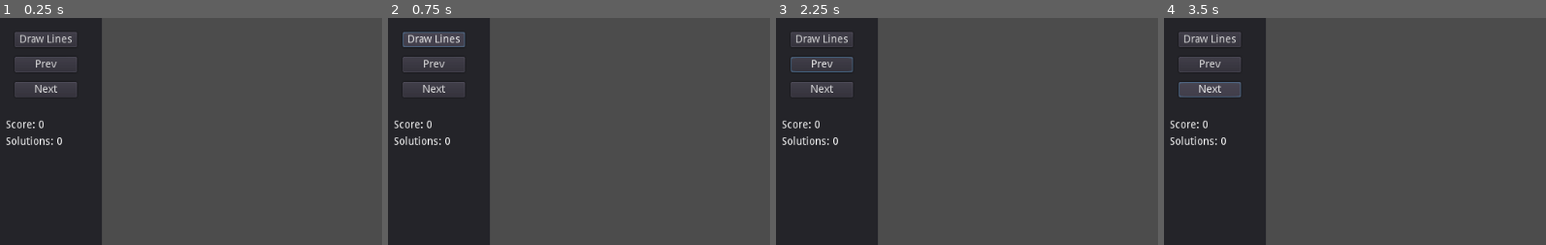
Above: before the commit, frames 1-4 (left to right).
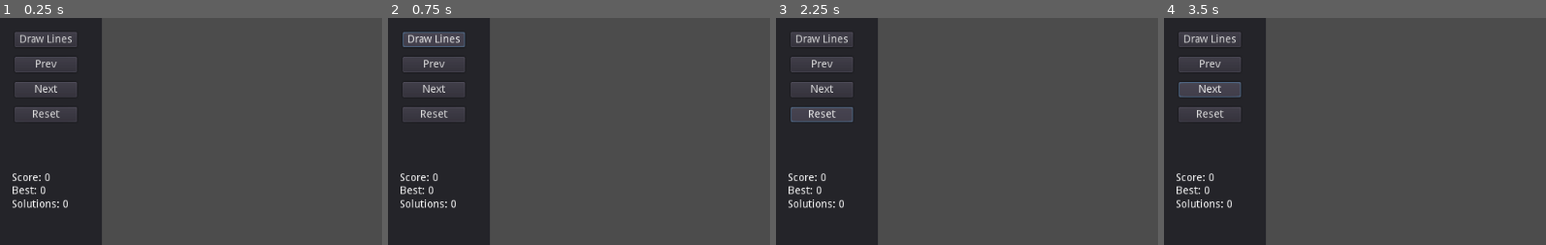
Above: after the commit, the same moments.

Repository: majormunky/TravellingSalesman
Game: Godot game, scene res://World.tscn
The game is run twice, just before and just after one commit, with the same random seed, the same clock (stepped at 60 frames per second) and the same inputs.
Inputs (mouse positions are % of the whole screen's width and height, from its top left):
- Up to frame 1 (0.25 s): no input
- Up to frame 2 (0.75 s): click "Draw Lines" at 0.5 s
- Up to frame 3 (2.25 s): click "Prev" at 1.25 s; click (6, 22) at 2 s, where only the run after the commit has a clickable "Reset"
- Up to frame 4 (3.5 s): click "Next" at 2.75 s
The pictures show only the part of the screen within x 0-50%, y 1-51%; the shares and areas given below are measured in that part.

The runs differ from the first frame. In frame 1, 1.8% of the frame differs, in the area x 1-21%, y 39-84%; in frame 2, 1.8%; in frame 3, 2.3%, in the area x 1-21%, y 17-84%; in frame 4, 1.8%.
Error before the commit: Invalid get index '-1' (on base: 'Array'). (res://World.gd:106)
Error after the commit: Invalid get index '-1' (on base: 'Array'). (res://World.gd:113)

Commit message:
Added a reset button

Diff:
--- a/World.gd
+++ b/World.gd
@@ -10,10 +10,11 @@
 
 onready var Town = preload("res://Town.tscn")
 onready var Line = preload("res://Line.tscn")
-onready var LineContainer = $LineContainer
+onready var line_container = $LineContainer
 onready var score_label = $Panel/VBoxContainer/ScoreLabel
 onready var solutions_label = $Panel/VBoxContainer/SolutionsLabel
 onready var panel = $Panel
+onready var point_container = $PointContainer
 
 func _ready():
 	pass # Replace with function body.
@@ -60,14 +61,14 @@
 
 
 func draw_solution(s):
-	for child in LineContainer.get_children():
-		LineContainer.remove_child(child)
+	for child in line_container.get_children():
+		line_container.remove_child(child)
 
 	var new_line = Line.instance()
 	for a_point in s:
 		new_line.add_point(a_point)
 	new_line.add_point(s[0])
-	LineContainer.add_child(new_line)
+	line_container.add_child(new_line)
 
 
 
@@ -77,15 +78,19 @@
 		if event.position.x < 150:
 			return
 
+		if len(points) >= 9:
+			return
+
 		points.append(event.position)
 		var new_town = Town.instance()
 		new_town.position = event.position
-		add_child(new_town)
+		point_container.add_child(new_town)
 
 
 func _on_Button_pressed():
 	if len(points) <= 2:
 		return
+
 	generate_solutions(points, len(points) - 1)
 	draw_solution(best_solution)
 	update_score_label(best_score)
@@ -93,8 +98,10 @@
 
 
 func update_score_label(score):
-	score_label.text = "Score: " + str(int(score)) + "\nBest: " + str(int(best_score))
-
+	if score == 0:
+		score_label.text = "Score: 0\nBest: 0"
+	else:
+		score_label.text = "Score: " + str(int(score)) + "\nBest: " + str(int(best_score))
 
 func _on_PrevButton_pressed():
 	var score_keys = debug_solutions.keys()
@@ -120,3 +127,22 @@
 	var selected_key = score_keys[debug_index]
 	draw_solution(debug_solutions[selected_key])
 	update_score_label(selected_key)
+
+
+func _on_ResetButton_pressed():
+	points = []
+	solutions = []
+	best_solution = null
+	best_score = 1000000000
+
+	debug_solutions = {}
+	debug_index = 0
+
+	for child in point_container.get_children():
+		point_container.remove_child(child)
+
+	for child in line_container.get_children():
+		line_container.remove_child(child)
+
+	update_score_label(0)
+	solutions_label.text = "Solutions: 0"
--- a/World.tscn
+++ b/World.tscn
@@ -29,7 +29,7 @@
 margin_left = 35.0
 margin_top = 25.0
 margin_right = 117.0
-margin_bottom = 111.0
+margin_bottom = 144.0
 custom_constants/separation = 13
 
 [node name="RunButton" type="Button" parent="Panel/ButtonContainer/VBoxContainer"]
@@ -49,31 +49,41 @@
 margin_bottom = 86.0
 text = "Next"
 
+[node name="ResetButton" type="Button" parent="Panel/ButtonContainer/VBoxContainer"]
+margin_top = 99.0
+margin_right = 82.0
+margin_bottom = 119.0
+text = "Reset"
+
 [node name="VBoxContainer" type="VBoxContainer" parent="Panel"]
-margin_left = 22.653
-margin_top = 140.637
-margin_right = 77.653
-margin_bottom = 180.637
-custom_constants/separation = 8
+margin_left = 31.1479
+margin_top = 211.428
+margin_right = 106.148
+margin_bottom = 251.428
+custom_constants/separation = 4
 __meta__ = {
 "_edit_use_anchors_": false
 }
 
 [node name="ScoreLabel" type="Label" parent="Panel/VBoxContainer"]
 margin_right = 75.0
-margin_bottom = 14.0
-text = "Score: 0"
+margin_bottom = 31.0
+text = "Score: 0
+Best: 0"
 __meta__ = {
 "_edit_use_anchors_": false
 }
 
 [node name="SolutionsLabel" type="Label" parent="Panel/VBoxContainer"]
-margin_top = 22.0
+margin_top = 35.0
 margin_right = 75.0
-margin_bottom = 36.0
+margin_bottom = 49.0
 text = "Solutions: 0"
 
 [node name="LineContainer" type="Node2D" parent="."]
+
+[node name="PointContainer" type="Node2D" parent="."]
 [connection signal="pressed" from="Panel/ButtonContainer/VBoxContainer/RunButton" to="." method="_on_Button_pressed"]
 [connection signal="pressed" from="Panel/ButtonContainer/VBoxContainer/PrevButton" to="." method="_on_PrevButton_pressed"]
 [connection signal="pressed" from="Panel/ButtonContainer/VBoxContainer/NextButton" to="." method="_on_NextButton_pressed"]
+[connection signal="pressed" from="Panel/ButtonContainer/VBoxContainer/ResetButton" to="." method="_on_ResetButton_pressed"]
